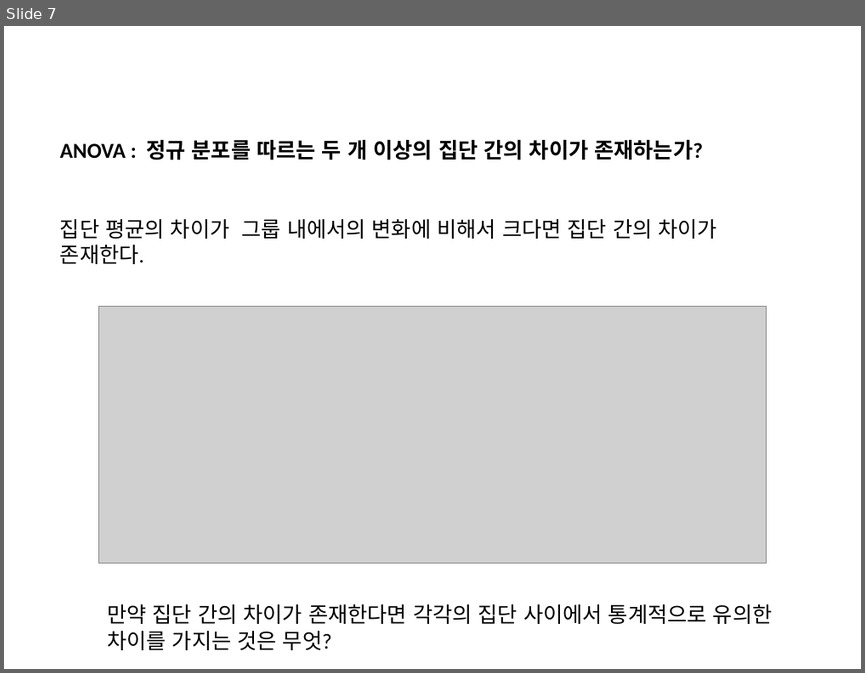
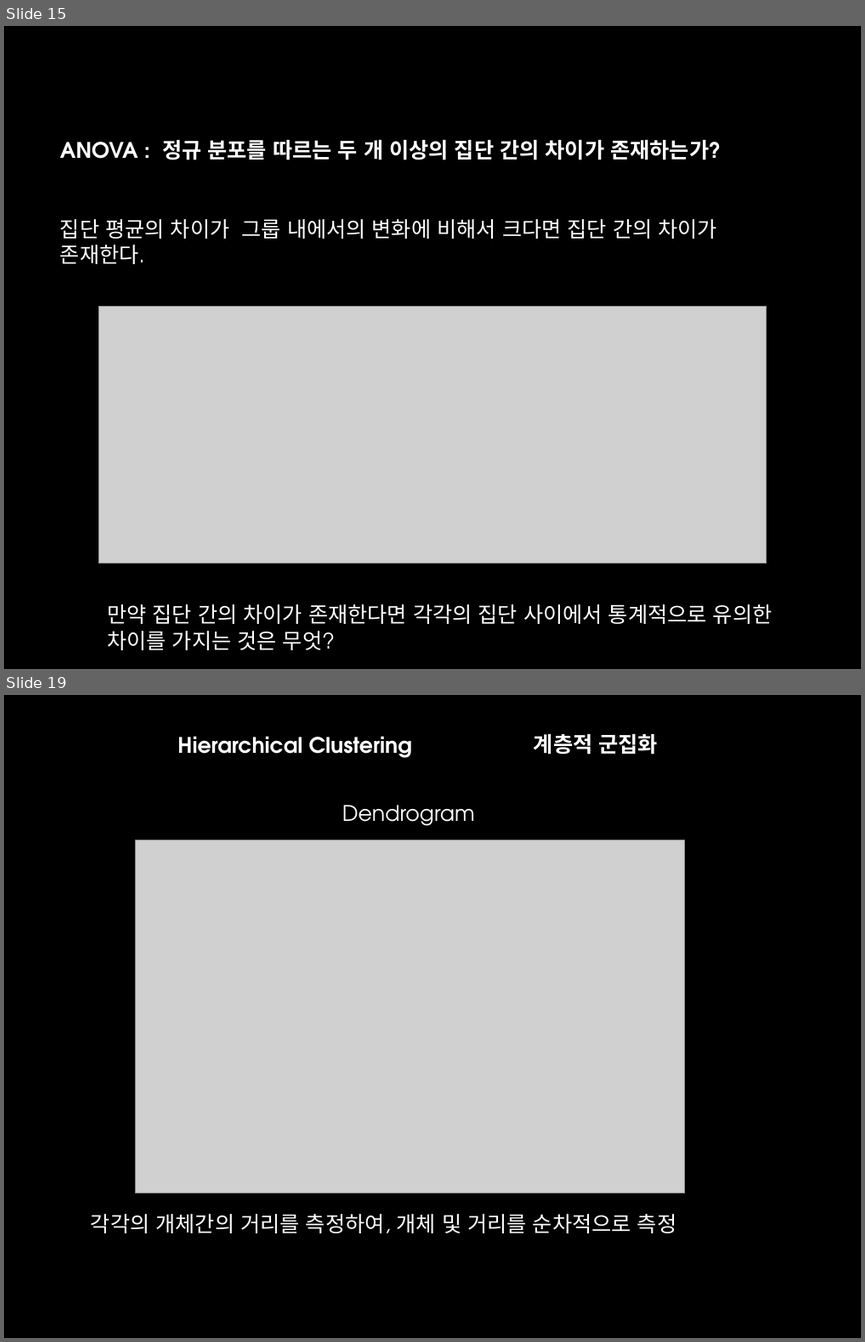
Before and after one commit to suknamgoong1970/CBNU-bioinformatics2021, a slide deck: Lecture8/Lect8.pptx. Shown one above the other, each under a label of ours: slide 7 before the commit, slides 15 and 19 after it; the slides between them are not shown. The pictures are 865x673 and 865x1342 pixels, drawn with LibreOffice and Linux fonts; fonts in the diff are those of the drawing; grey boxes stand for pictures. Boxes give left, top, right and bottom in pixels: in the first picture for what was removed or moved away, otherwise in the second. Text is boxed around its words. In the diff, an @@ line names an element or a change of style, - is before the commit and + after.

```diff
--- a/Lecture8/Lect8.pptx
+++ b/Lecture8/Lect8.pptx
@@ slide 19 added at box(4, 695, 861, 1338), background #000000 @@
@@ text added at box(177, 736, 412, 758), 18 pt, text #FFFFFF, bold @@
+Hierarchical Clustering
@@ text added at box(534, 734, 658, 755), 18 pt, text #FFFFFF, bold @@
+계층적 군집화
@@ text added at box(342, 805, 475, 826), 18 pt, text #FFFFFF @@
+Dendrogram
@@ picture added at box(136, 839, 684, 1193) @@
@@ text added at box(91, 1213, 676, 1233), 18 pt, text #FFFFFF @@
+각각의 개체간의 거리를 측정하여, 개체 및 거리를 순차적으로 측정
@@ what was slide 7 is now slide 15 @@
@@ slide 15 changed as well @@
@@ background #FFFFFF to #000000 @@
@@ font Calibri to TeX Gyre Adventor, text colour #000000 to #FFFFFF in 3 elements at box(60, 140, 721, 160), box(60, 219, 717, 264), box(107, 604, 772, 650) @@
```
Also in this commit, not shown: 8 other slides changed, 17 other slides added, 4 slides removed, 1 other file.
